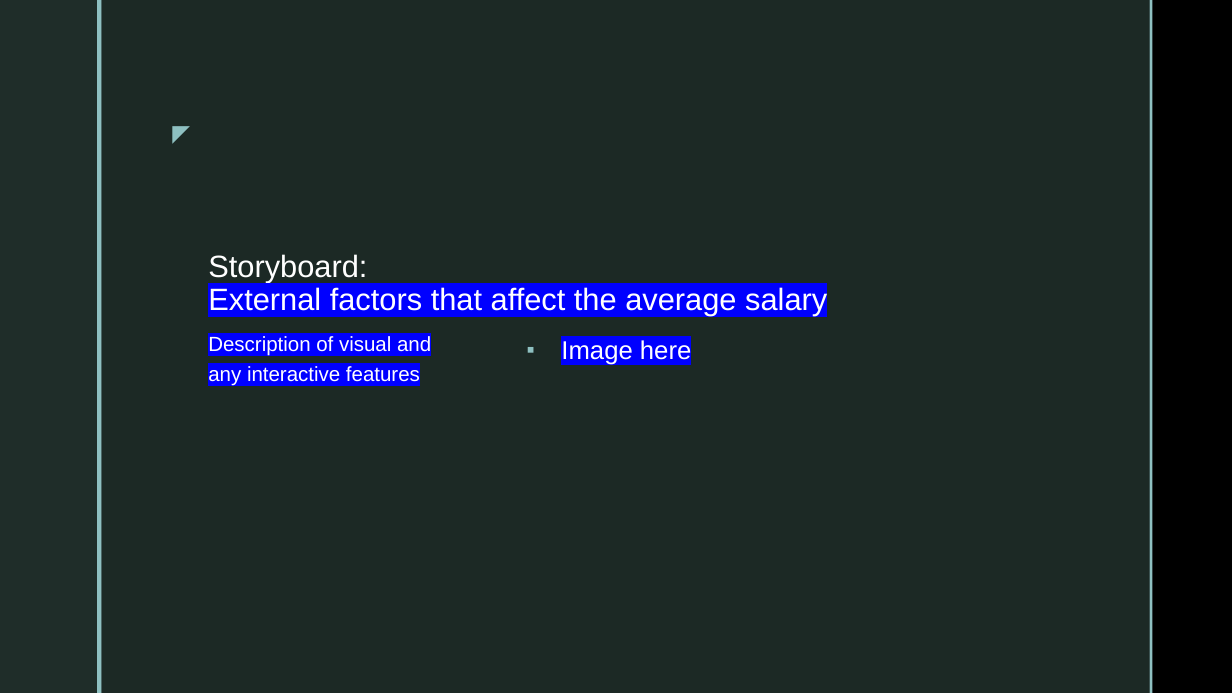
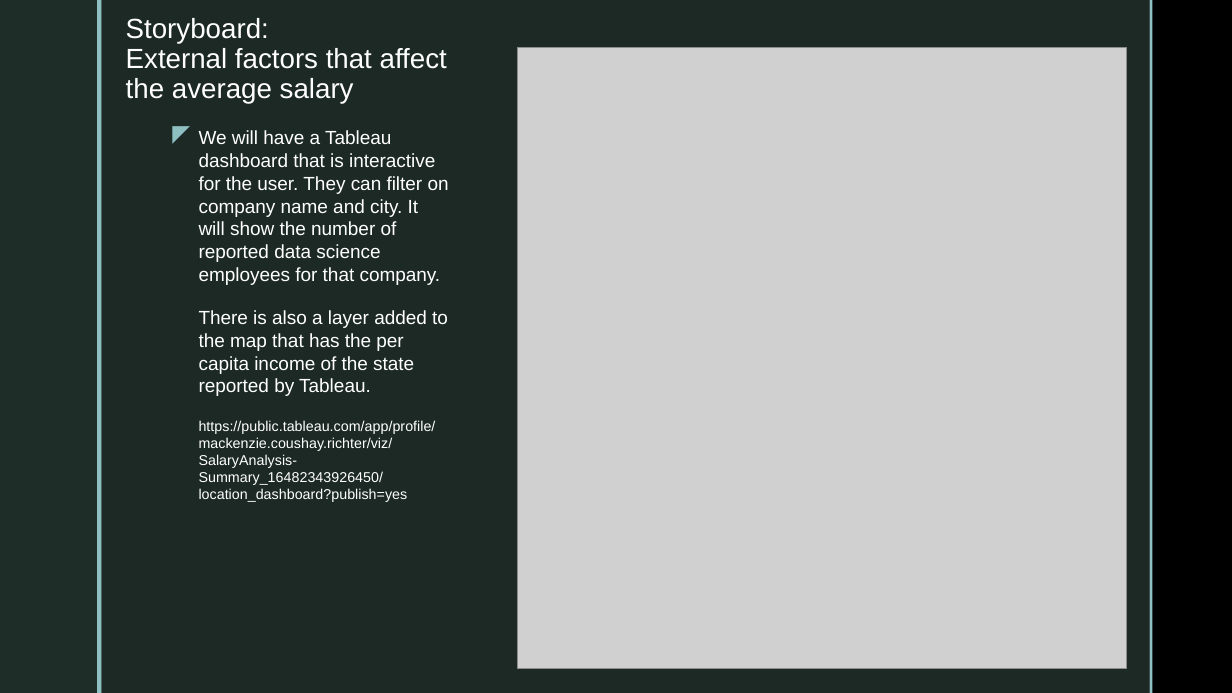
Before and after one commit to Sirius0531/final_project, a slide deck: slide 11 of 2nd Segment Project Deliverable/Deliverable2_Storyboard.pptx. Drawn at 1232x693 pixels with LibreOffice and Linux fonts; fonts in the diff are those of the drawing; grey boxes stand for pictures; background and template pictures are left out. Boxes give left, top, right and bottom in pixels: in the first picture for what was removed or moved away, otherwise in the second. Text is boxed around its words. In the diff, an @@ line names an element or a change of style, - is before the commit and + after.

Commit message:
uploading visuals, updated slides, and slides as PDF

```diff
--- a/2nd Segment Project Deliverable/Deliverable2_Storyboard.pptx
+++ b/2nd Segment Project Deliverable/Deliverable2_Storyboard.pptx
@@ title "Storyboard: External factors that affect ...": place and size @@
-title "Storyboard: External factors that affect ..." at bbox=[208, 254, 827, 316]
+title "Storyboard: External factors that affect ..." at bbox=[126, 18, 447, 104]
@@ title "Storyboard: External factors that affect ..." at bbox=[126, 18, 447, 104]: size 24 to 21.6 pt; highlight #0000FF to none in "External factors that affect the average salary" @@
@@ picture added at bbox=[518, 47, 1127, 668] @@
@@ text at bbox=[199, 130, 449, 502]: text changed; size 16 to 14.8 pt @@
-Description of visual and any interactive features
+We will have a Tableau dashboard that is interactive for the user. They can filter on company name and city. It will show the number of reported data science employees for that company.
+There is also a layer added to the map that has the per capita income of the state reported by Tableau.
+https://public.tableau.com/app/profile/mackenzie.coushay.richter/viz/SalaryAnalysis-Summary_16482343926450/location_dashboard?publish=yes
```
Also in this commit, not shown: 1 other slide changed, 2 slides added, 1 slide removed, 4 other files.
